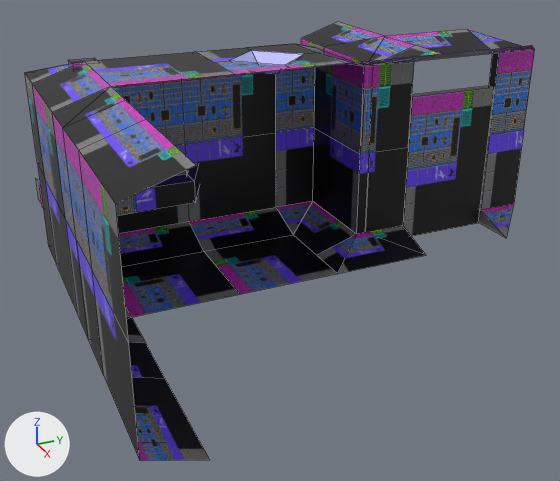
Two versions of the Blender file assets/blender/tiles.blend, one commit apart.
One viewpoint serves both versions: a 50 mm camera at (6.31, -1.72, 3.37) aimed at (0.5, 0.9, 0.46). Arrows for +X, +Y and +Z are at lower left; the lights stay in place. Mesh edges are drawn as thin lines.

In view in the first picture: 'ceiling_even', 'door', 'doorway', 'floor_even', 'floor_uneven', 'l_in_r_in', 'l_in_r_none', 'l_in_r_out', 'l_none_r_none', 'l_none_r_out', 'l_out_r_none', 'l_out_r_out'.
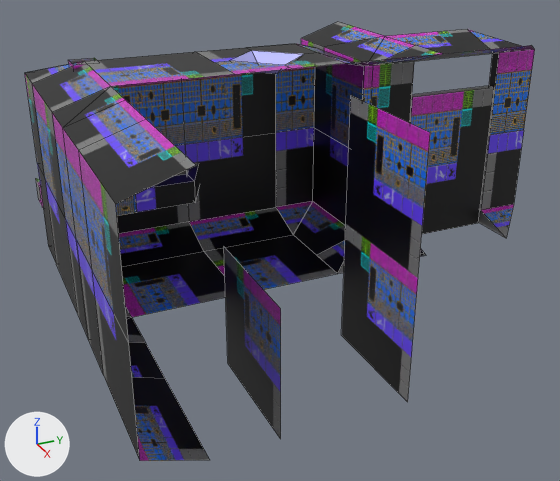
Commit message: exploration: billboard props

Changed parts and their boxes (x1, y1, x2, y2) in the pictures (560 x 481 px):
```json
{"object": "billboard_tall", "change": "added", "after": [341, 96, 430, 402]}
{"object": "billboard_short", "change": "added", "after": [224, 247, 281, 439]}
{"object": "l_in_r_in", "change": "unchanged, covered by the edit", "before": [338, 54, 440, 274], "after": [338, 54, 440, 274]}
```

The change, as JSON lines over the scene's bpy script:
```json
{"op": "add", "block": "me_plane_001", "code": ["me_plane_001 = bpy.data.meshes.new('Plane.001')", "me_plane_001.from_pydata(...)  # 4 vertices, 1 face; spans x -0.5..0.5, y 0.0, z 0.0..2.0", "me_plane_001.materials.append(mat_material)  # picture img_tileset1_png"]}
{"op": "add", "block": "me_plane", "code": ["me_plane = bpy.data.meshes.new('Plane')", "me_plane.from_pydata(...)  # 4 vertices, 1 face; spans x -0.5..0.5, y 0.0, z 0.0..1.0", "me_plane.materials.append(mat_material)  # picture img_tileset1_png"]}
{"op": "add", "block": "ob_billboard_tall", "code": ["ob_billboard_tall = bpy.data.objects.new('billboard_tall', me_plane_001)", "ob_billboard_tall.location = (2.0, 1.0, 0.0)"]}
{"op": "add", "block": "ob_billboard_short", "code": ["ob_billboard_short = bpy.data.objects.new('billboard_short', me_plane)", "ob_billboard_short.location = (2.0, 0.0, 0.0)"]}
```
